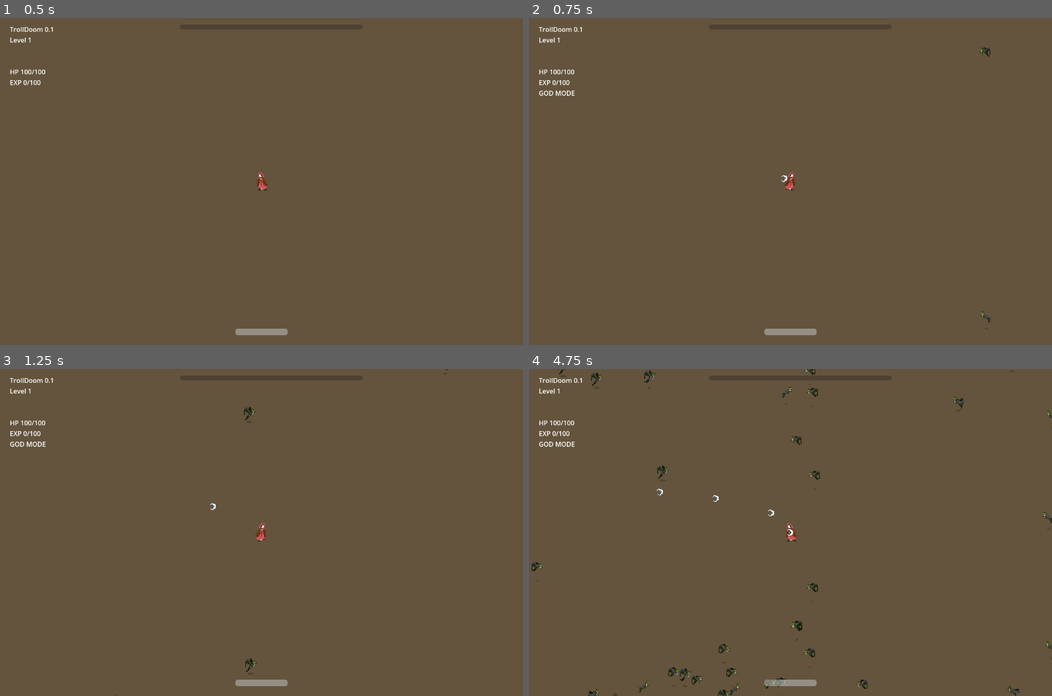
Above: before the commit, frames 1-4 (two rows, left to right).
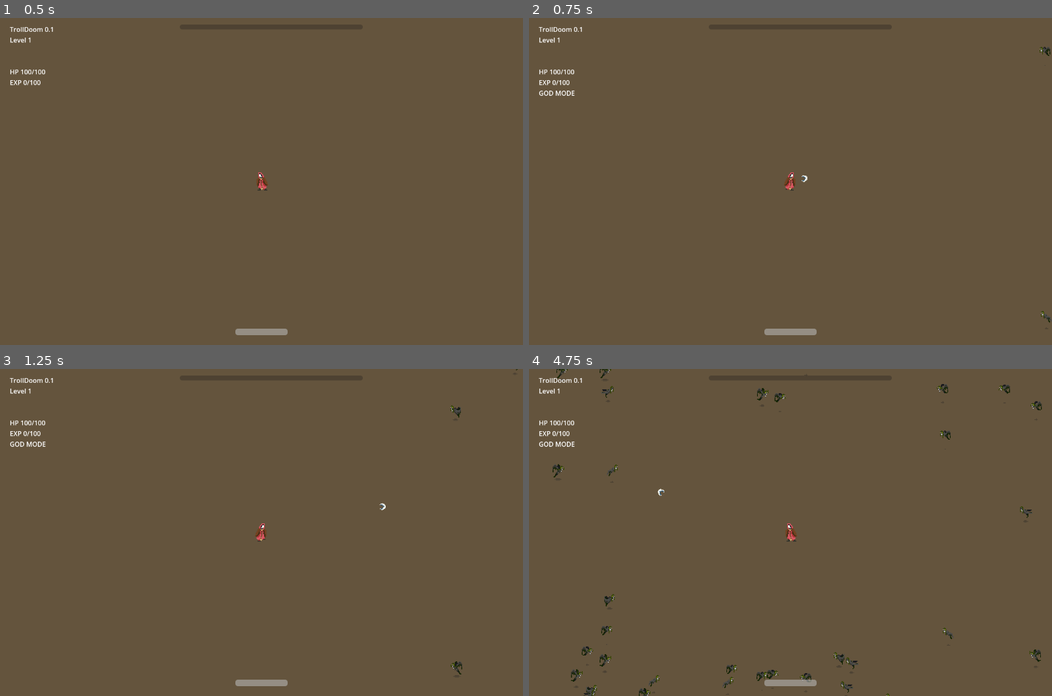
Above: after the commit, the same moments.

Repository: milestone-dev/ld55
Game: Godot game, scene res://scenes/main.tscn
Same seed, same stepped clock (60 frames per second), same inputs: the game is played once before the commit and once after it.
Inputs (mouse positions are in pixels of both pictures, inside the frame that each line leads up to):
- Up to frame 1 (0.5 s): no input
- Up to frame 2 (0.75 s): tap Enter at 0.5 s; move the mouse to (905, 165) at 0.52 s; hold D (move_right) from 0.53 s (still down); tap M (dev_godmode) at 0.6 s; click (905, 165) at 0.67 s
- Up to frame 3 (1.25 s): keep holding D (move_right); tap Space at 0.77 s
- Up to frame 4 (4.75 s): release D (move_right) at 1.25 s; drag from (685, 548) to (790, 532) at 1.27 s; move the mouse to (842, 460) at 2.02 s; hold D (move_right) 2.03-2.75 s; tap M (dev_godmode) at 2.1, 3.6 s; drag from (764, 597) to (633, 483) at 2.77 s; move the mouse to (947, 581) at 3.52 s; hold A (move_left) 3.53-4.25 s; tap Space at 3.77 s; drag from (633, 483) to (712, 450) at 4.27 s

Frame 1 is identical in both runs. In frame 2, 0.1% of the frame differs, in the area x 48-100%, y 8-94%; in frame 3, 0.2%; in frame 4, 1.7%, in the area x 0-100%, y 0-100%.

Commit message:
Tweak player settings

Diff:
--- a/scripts/hud.gd
+++ b/scripts/hud.gd
@@ -5,12 +5,3 @@
 @export var hp_bar : ProgressBar
 @export var exp_bar : ProgressBar
 @export var label : Label
-
-# Called when the node enters the scene tree for the first time.
-func _ready() -> void:
-	pass # Replace with function body.
-
-
-# Called every frame. 'delta' is the elapsed time since the previous frame.
-func _process(delta: float) -> void:
-	pass
--- a/scripts/player.gd
+++ b/scripts/player.gd
@@ -2,8 +2,8 @@
 class_name Player
 
 @export var max_hp : float = 100;
-@export var max_speed : float = 30000;
-@export var attack_cooldown_max : float= 0.15;
+@export var max_speed : float = 8000;
+@export var attack_cooldown_max : float= 0.85;
 
 @export var camera : Camera2D;
 @export var sprite : Sprite2D;
